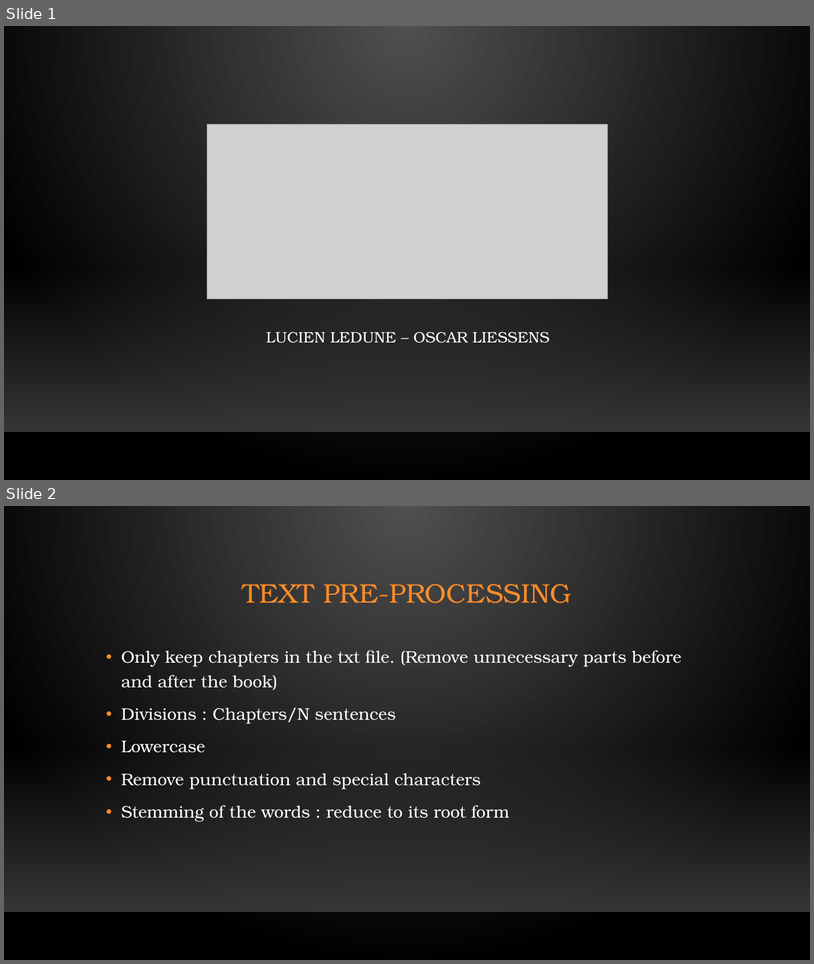
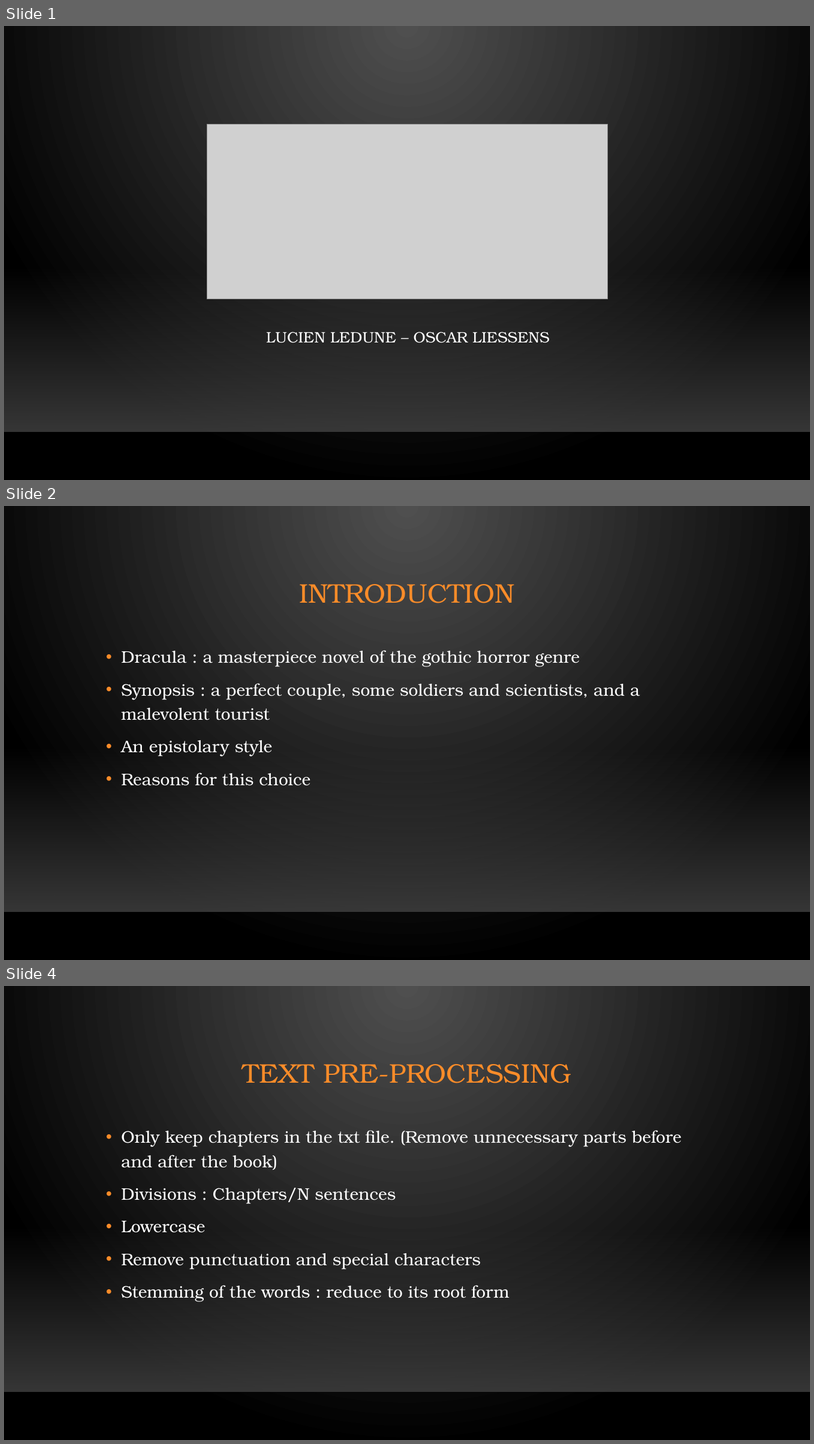
Before and after one commit to Lledune/DS-Project-Dracula, a slide deck: Understanding Dracula.pptx. Shown one above the other, each under a label of ours: slides 1 and 2 before the commit, slides 1, 2 and 4 after it; the slides between them are not shown. The pictures are 814x964 and 814x1444 pixels, drawn with LibreOffice and Linux fonts; fonts in the diff are those of the drawing; grey boxes stand for pictures; background and template pictures are left out. Boxes give left, top, right and bottom in pixels: in the first picture for what was removed or moved away, otherwise in the second. Text is boxed around its words. In the diff, an @@ line names an element or a change of style, - is before the commit and + after.

```diff
--- a/Understanding Dracula.pptx
+++ b/Understanding Dracula.pptx
@@ slide 2 added at bbox=[4, 506, 810, 960], background gradient #505050 to #000000; not listed: 2 template elements that a slide beside it also shows @@
@@ title added at bbox=[299, 584, 515, 603], 32 pt, text #FB8C29 @@
+INTRODUCTION
@@ text added at bbox=[121, 650, 640, 786], 20 pt, text #FFFFFF @@
+• Dracula : a masterpiece novel of the gothic horror genre
+• Synopsis : a perfect couple, some soldiers and scientists, and a malevolent tourist
+• An epistolary style
+• Reasons for this choice
@@ what was slide 2 is now slide 4 @@
```
Also in this commit, not shown: 8 other slides added, 1 slide removed, 2 other files.
